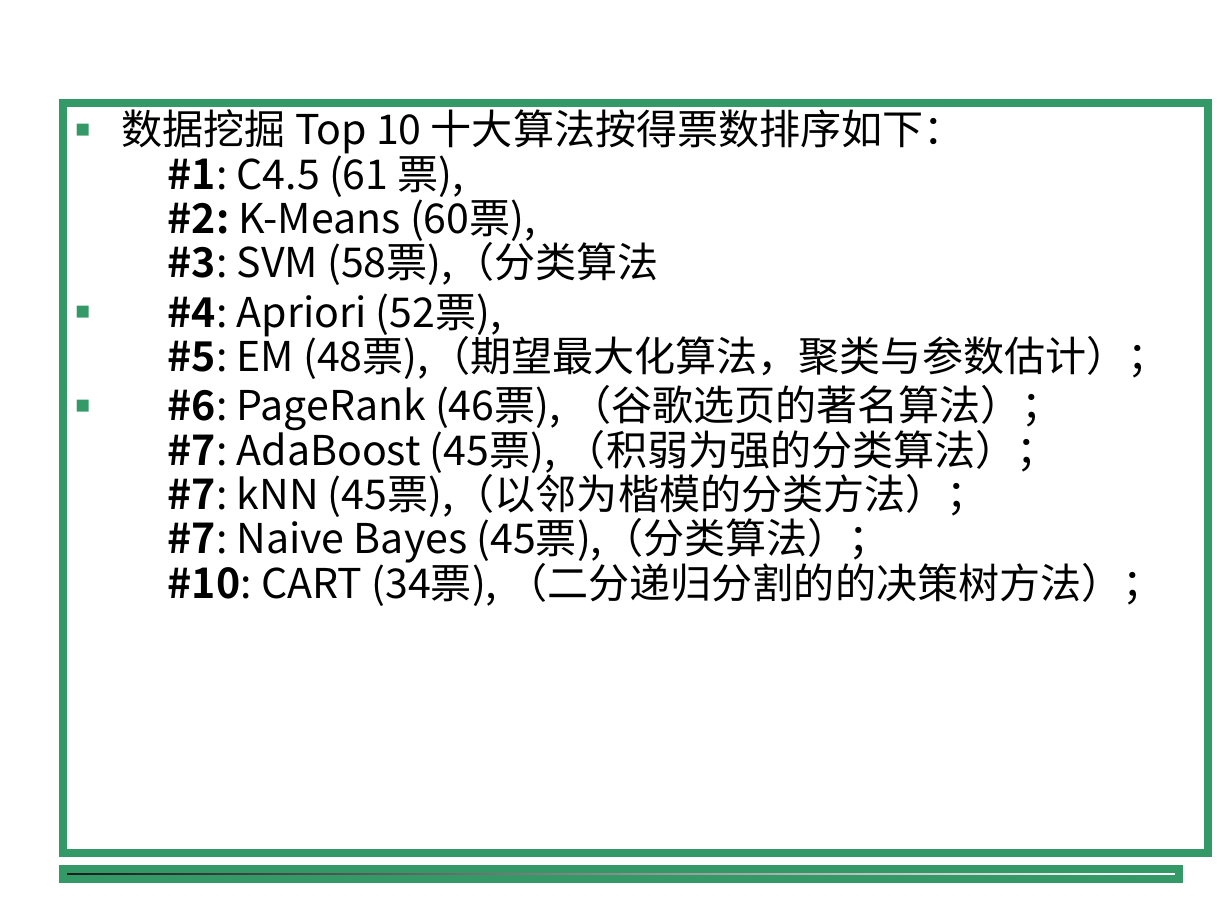
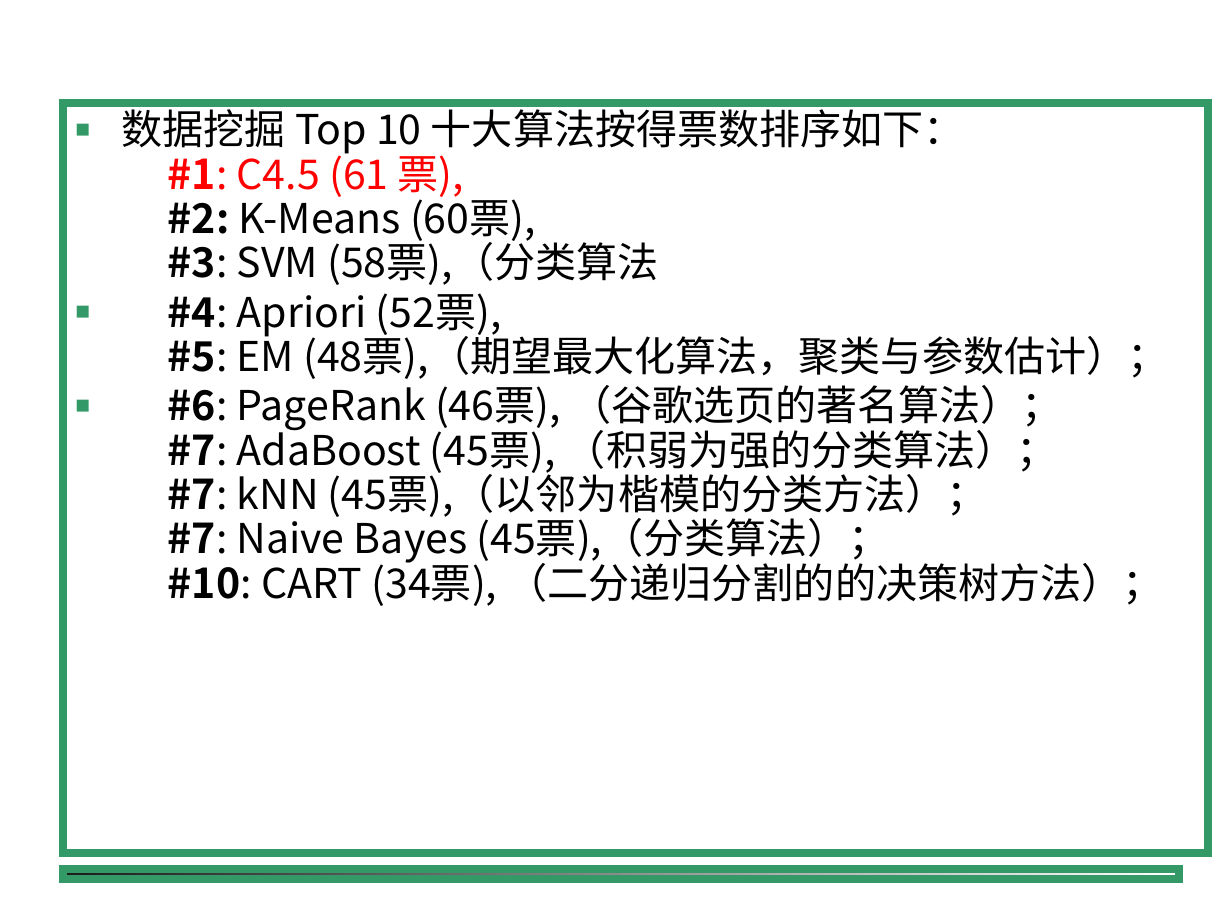
Before and after one commit to shfkuang/shfkuang.github.io, a slide deck: slide 5 of dm/ch4.3.ppt (slide 4 before the commit). Drawn at 1232x924 pixels with LibreOffice and Linux fonts; fonts in the diff are those of the drawing; background and template pictures are left out. Boxes give left, top, right and bottom in pixels: in the first picture for what was removed or moved away, otherwise in the second. Text is boxed around its words. In the diff, an @@ line names an element or a change of style, - is before the commit and + after.

```diff
--- a/dm/ch4.3.ppt
+++ b/dm/ch4.3.ppt
@@ text at box(122, 102, 965, 285): text colour #000000 to #FF0000 in "#1: C4.5 (61 票)," @@
```
Also in this commit, not shown: 8 other slides changed, 12 slides added, 8 slides removed, 1 other file.
